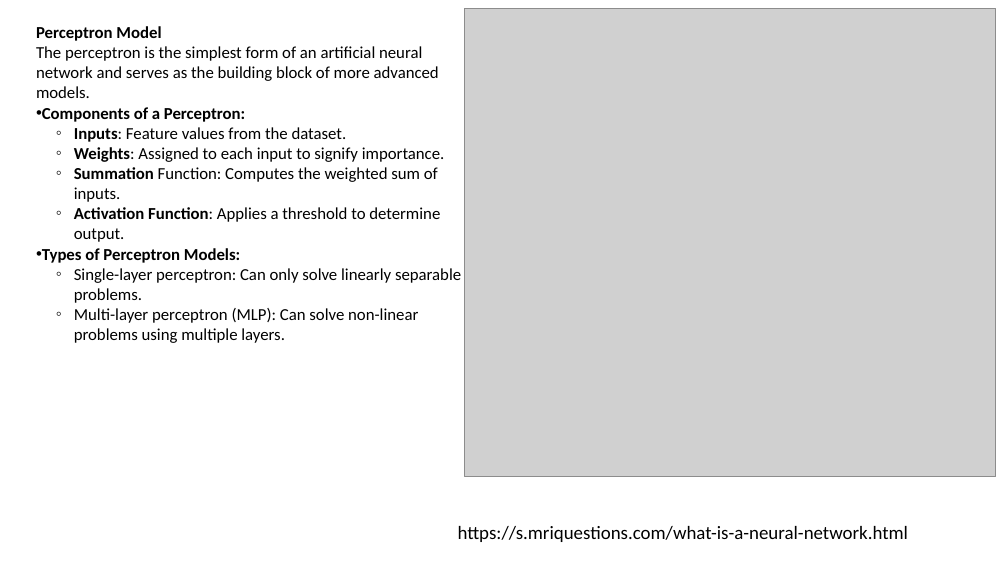
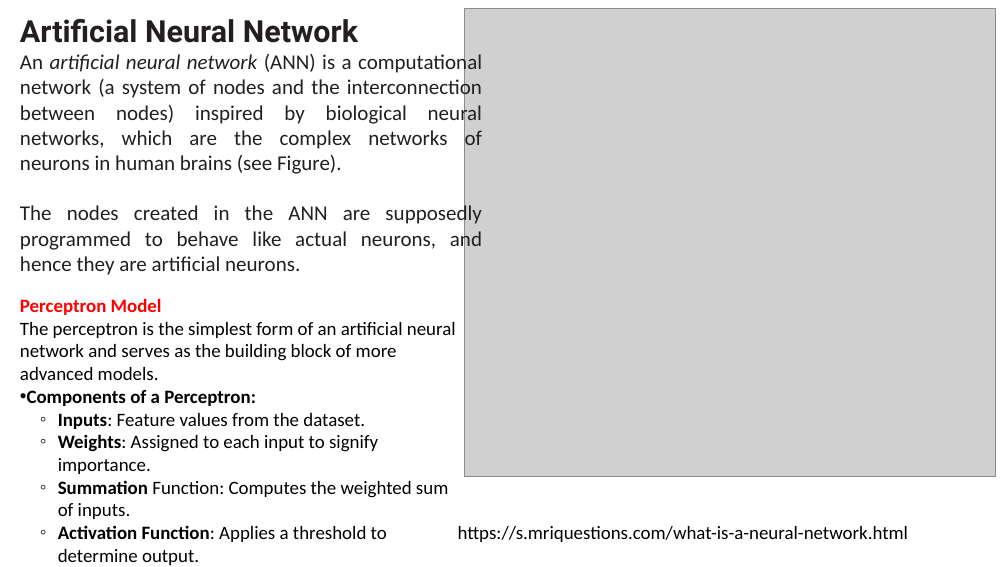
Before and after one commit to shahil04/ds_materials, a slide deck: slide 9 of Deep_learning/deep learning_itvedant.pptx (slide 5 before the commit). Drawn at 1008x567 pixels with LibreOffice and Linux fonts; fonts in the diff are those of the drawing; grey boxes stand for pictures. Boxes give left, top, right and bottom in pixels: in the first picture for what was removed or moved away, otherwise in the second. Text is boxed around its words. In the diff, an @@ line names an element or a change of style, - is before the commit and + after.

```diff
--- a/Deep_learning/deep learning_itvedant.pptx
+++ b/Deep_learning/deep learning_itvedant.pptx
@@ text added at bbox=[20, 19, 482, 275], 20 pt, text #231F20 @@
+Artificial Neural Network
+An artificial neural network (ANN) is a computational network (a system of nodes and the interconnection between nodes) inspired by biological neural networks, which are the complex networks of neurons in human brains (see Figure).
+The nodes created in the ANN are supposedly programmed to behave like actual neurons, and hence they are artificial neurons.
@@ text at bbox=[42, 248, 461, 343]: paragraphs removed @@
-• Types of Perceptron Models:
-  ◦ Single-layer perceptron: Can only solve linearly separable problems.
-  ◦ Multi-layer perceptron (MLP): Can solve non-linear problems using multiple layers.
@@ text "Perceptron Model": place and size @@
-text "Perceptron Model" at bbox=[36, 26, 461, 343]
+text "Perceptron Model" at bbox=[20, 298, 456, 565]
@@ text "Perceptron Model" at bbox=[20, 298, 456, 565]: size 16 to 18 pt; text colour #000000 to #FF0000 in "Perceptron Model" @@
```
Also in this commit, not shown: 5 other slides changed, 19 slides added, 31 other files.
